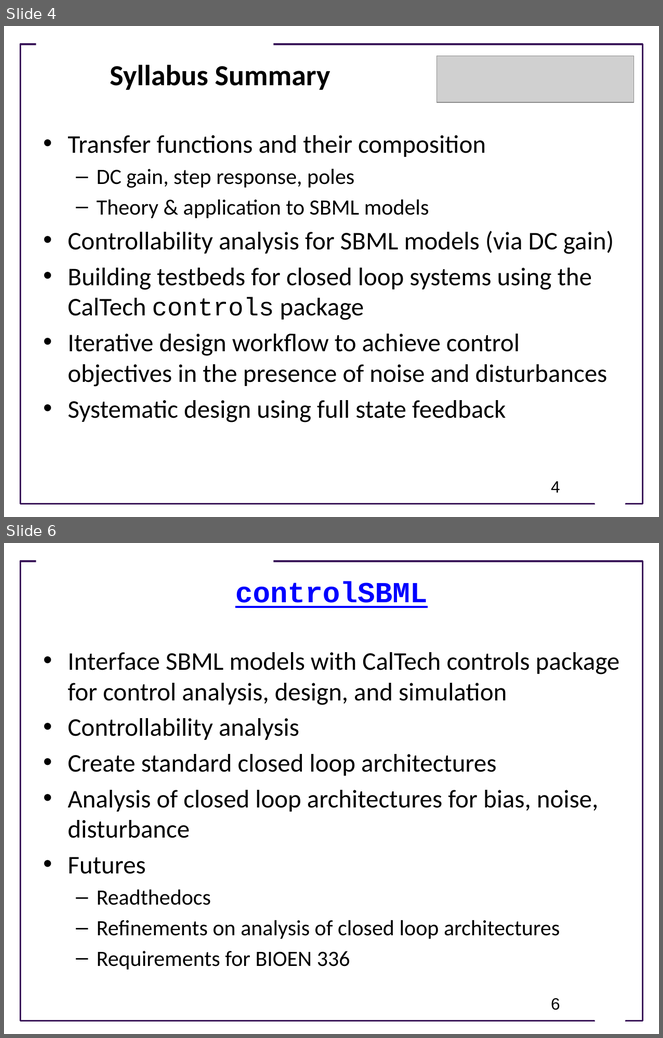
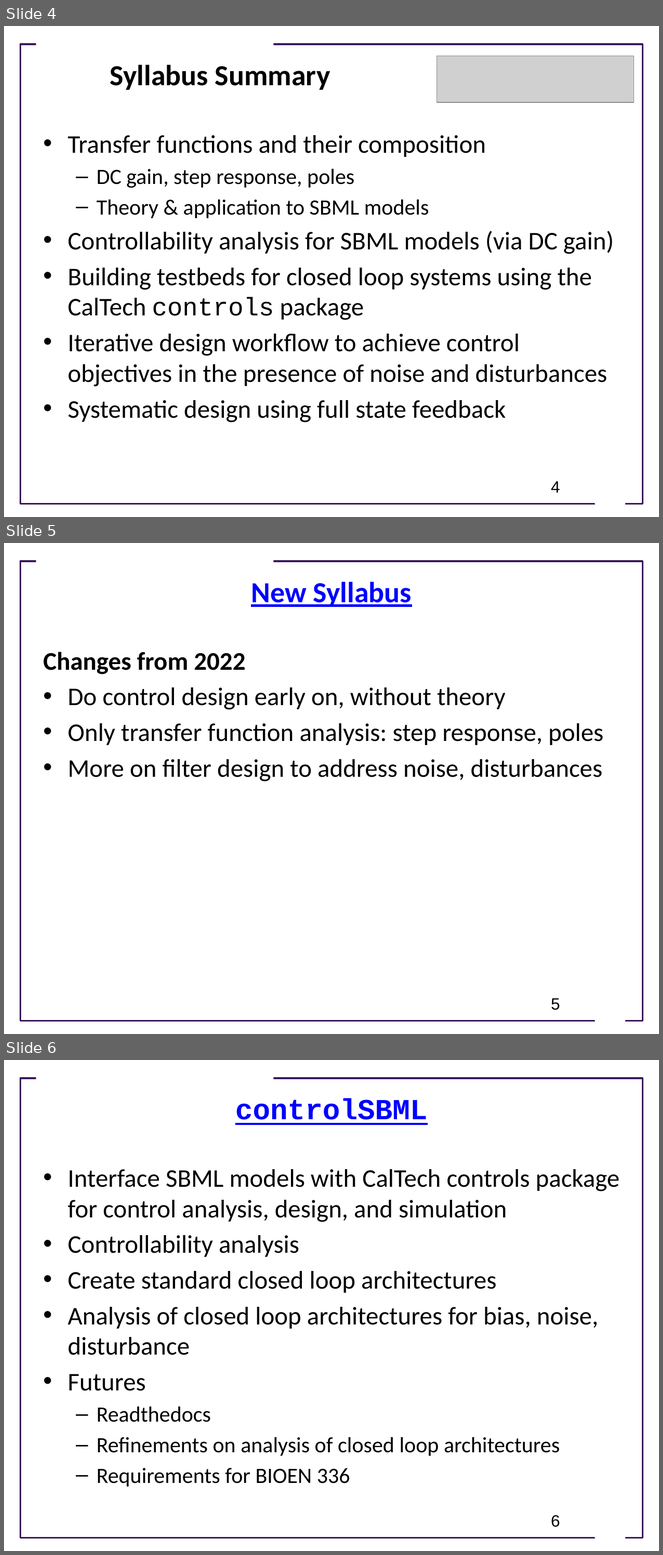
Before and after one commit to joseph-hellerstein/advanced-controls-lectures, a slide deck: spring_2022/Reflections_2022.pptx. Shown one above the other, each under a label of ours: slides 4 and 6 before the commit, slides 4, 5 and 6 after it; the slides between them are not shown. The pictures are 663x1038 and 663x1555 pixels, drawn with LibreOffice and Linux fonts; fonts in the diff are those of the drawing; grey boxes stand for pictures; background and template pictures are left out. Boxes give left, top, right and bottom in pixels: in the first picture for what was removed or moved away, otherwise in the second. Text is boxed around its words. In the diff, an @@ line names an element or a change of style, - is before the commit and + after.

```diff
--- a/spring_2022/Reflections_2022.pptx
+++ b/spring_2022/Reflections_2022.pptx
@@ slide 5 added at [4,543,659,1034], background #FFFFFF; not listed: 3 template elements that a slide beside it also shows @@
@@ title added at [251,581,412,607], 32 pt, text #0000FF, bold, underline @@
+New Syllabus
@@ text added at [43,652,604,782], 28 pt, text #000000 @@
+Changes from 2022
+• Do control design early on, without theory
+• Only transfer function analysis: step response, poles
+• More on filter design to address noise, disturbances
@@ page number added at [551,999,560,1010], 18 pt, text #000000 @@
+5
```
Also in this commit, not shown: 1 slide removed.
